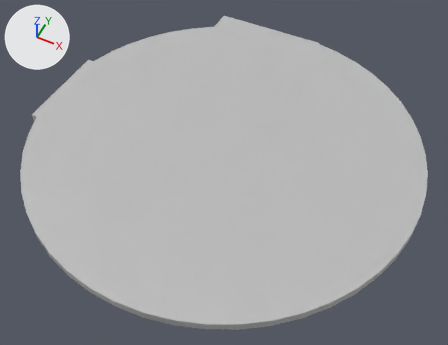
An edit to the FBX model Kthulhu-Wants-Me-Project/Assets/KthulhuWantsMe/Models/ModularKit/FloorC.fbx, drawn before and after from the same camera.
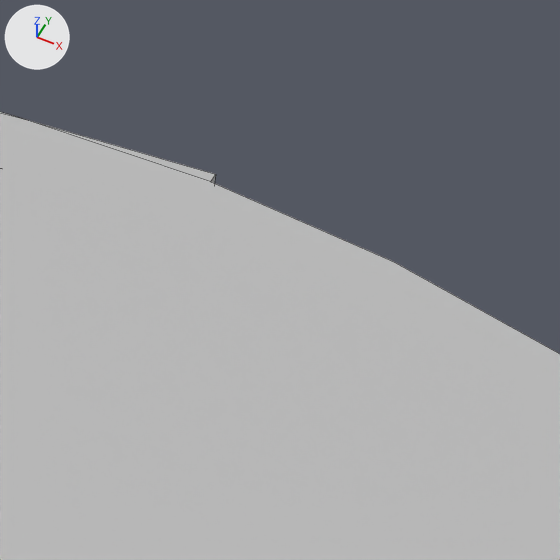
Old and new are each drawn whole from a 50 mm lens placed at (11.75, -23.5, 26.8), pointed at (0.52, -1.03, -1.29) and again close up on the part from 66% to 79% of the width and 7% to 24% of the height. Arrows for +X, +Y and +Z are at upper left; the lights stay in place. The close-ups show mesh edges as thin lines. Where no turn or scale is listed for an object, it has been applied to the vertices.

The first close-up shows 'FloorC'.
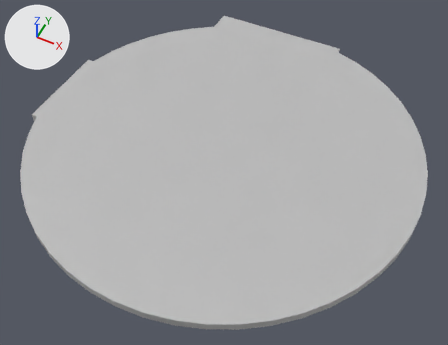
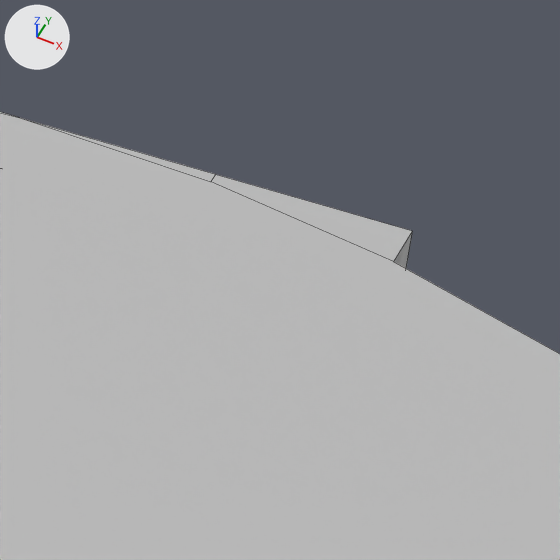
Where the change shows, as pixel boxes [x1, y1, x2, y2] in the close-ups (560 x 560 px):
part 1 of me_floorcdata, built on
    before: [211, 175, 216, 183]
    after: [211, 174, 412, 268]

The change, as a diff of the scene's bpy script:
```diff
--- a/Kthulhu-Wants-Me-Project/Assets/KthulhuWantsMe/Models/ModularKit/FloorC.fbx.py
+++ b/Kthulhu-Wants-Me-Project/Assets/KthulhuWantsMe/Models/ModularKit/FloorC.fbx.py
@@ me_floorcdata @@
 me_floorcdata.from_pydata(...)  # 114 vertices, 72 faces; spans x -12.0..12.0, y -12.0..12.0, z -0.5..0.0
 # used by ob_floorc; location = (0.0, 0.0, 0.0)
 # verts and faces of me_floorcdata; kept vertices keep their numbers, new ones are numbered from 114
 # before: 1 (1.6, 11.9, 0.0) at pixel (210, 181), 2 (1.6, 11.9, -0.5), 3 (3.1, 11.6, 0.0) at pixel (393, 261), 4 (3.1, 11.6, -0.5), 104 (1.6, 12.0, 0.0) at pixel (215, 174)
 # before: 105 (1.6, 12.0, -0.5)
+# me_floorcdata part 1
+delete_faces([(1, 2, 105, 104), (1, 3, 4, 2)])
+verts[114] = (3.1, 12.0, -0.5)
+verts[115] = (3.1, 12.0, 0.0)  # pixel (412, 230)
+faces += [(2, 105, 114, 4), (3, 4, 114, 115), (1, 2, 4, 3), (1, 3, 115, 104), (104, 115, 114, 105)]
 me_floorcdata.materials.append(mat_floormat)
```
